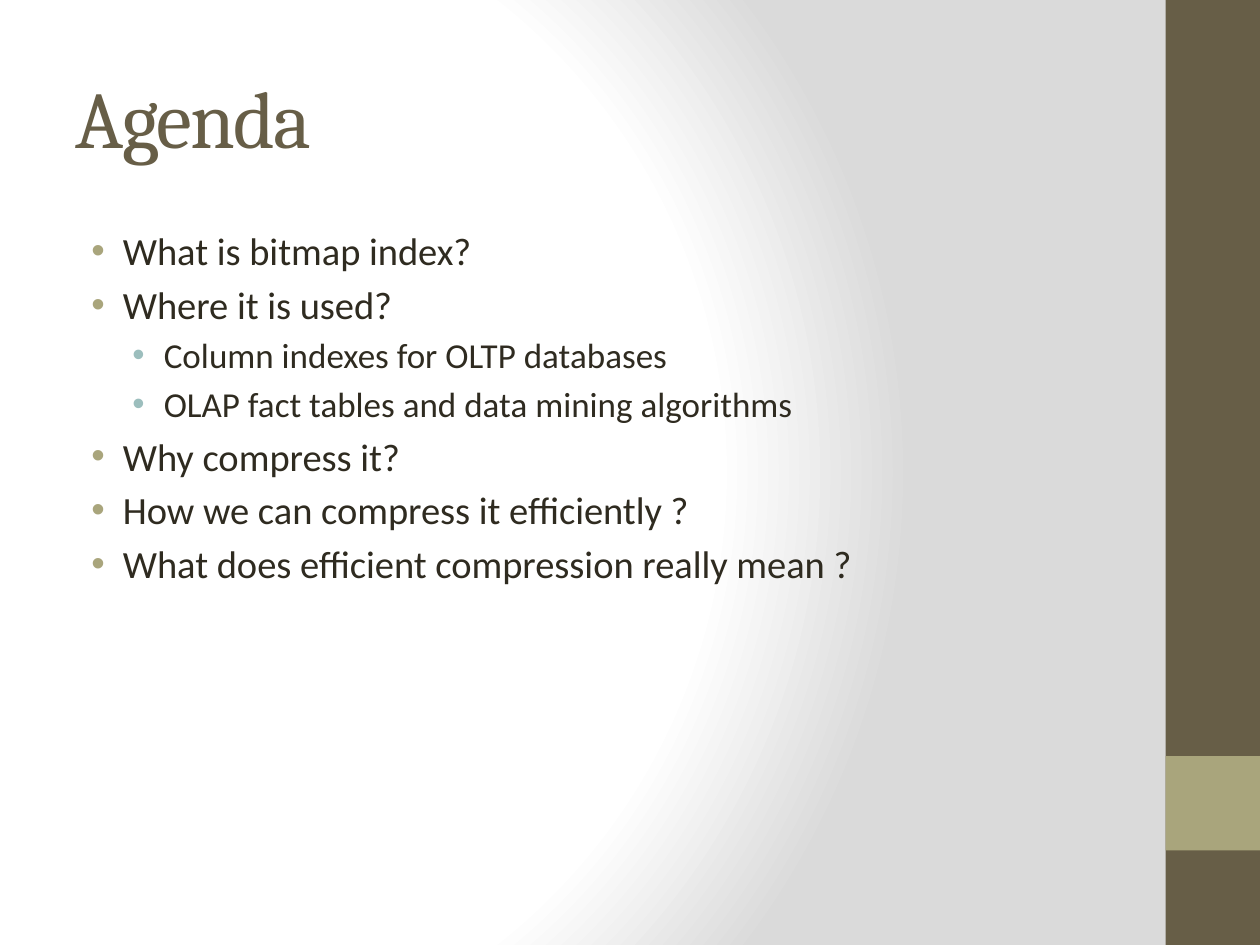
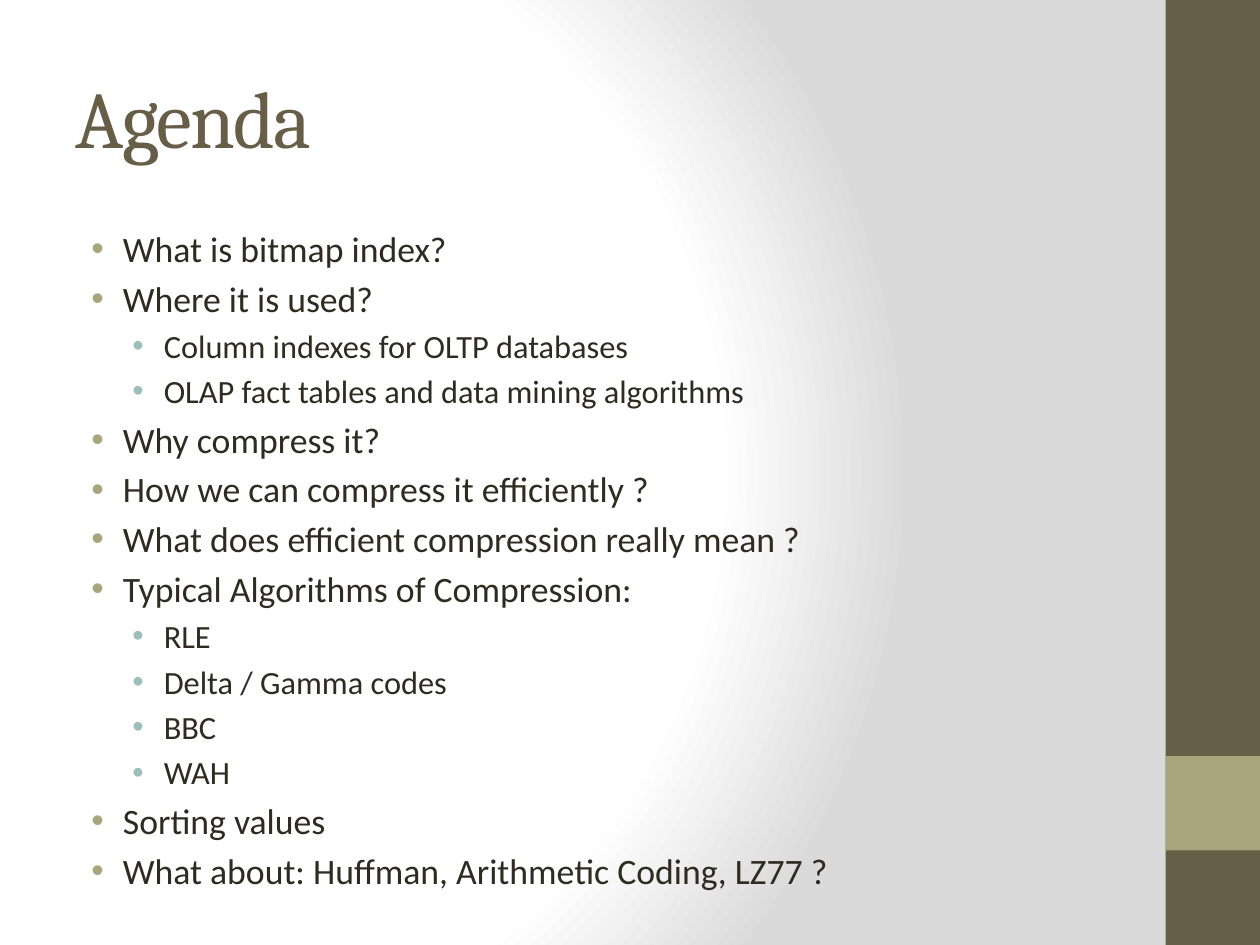
Before and after one commit to Dzess/DMARF, a slide deck: slide 2 of presentation/bitmap-compression/bitmap-index-compression.pptx. Drawn at 1260x945 pixels with LibreOffice and Linux fonts; fonts in the diff are those of the drawing. Boxes give left, top, right and bottom in pixels: in the first picture for what was removed or moved away, otherwise in the second. Text is boxed around its words. In the diff, an @@ line names an element or a change of style, - is before the commit and + after.

```diff
--- a/presentation/bitmap-compression/bitmap-index-compression.pptx
+++ b/presentation/bitmap-compression/bitmap-index-compression.pptx
@@ text at <box>123,237,775,558</box>: size 22 to 20.4 pt in "What is bitmap index?", "Where it is used?", "Why compress it?", "How we can compress it efficiently ?" and 1 more places; size 20 to 18.5 pt in "Column indexes for OLTP databases", "OLAP fact tables and data mining algorithms" @@
@@ text at <box>123,577,803,890</box>: paragraphs added @@
+• Typical Algorithms of Compression:
+  • RLE
+  • Delta / Gamma codes
+  • BBC
+  • WAH
+• Sorting values
+• What about: Huffman, Arithmetic Coding, LZ77 ?
```
Also in this commit, not shown: 2 other slides changed, 8 slides added, 3 slides removed.
